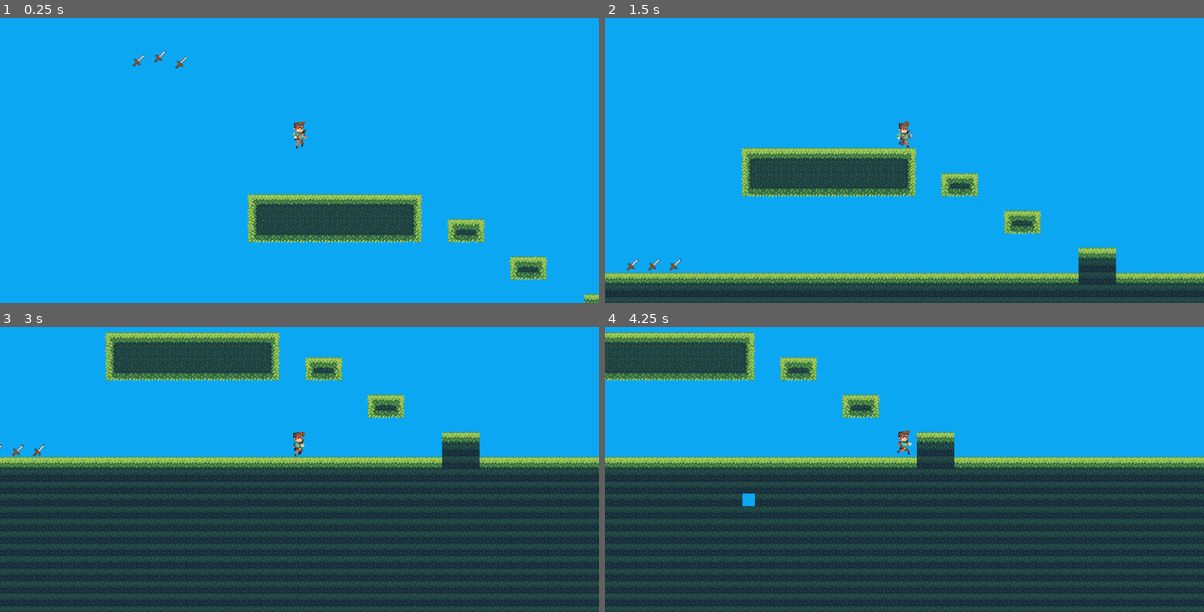
Above: before the commit, frames 1-4 (two rows, left to right).
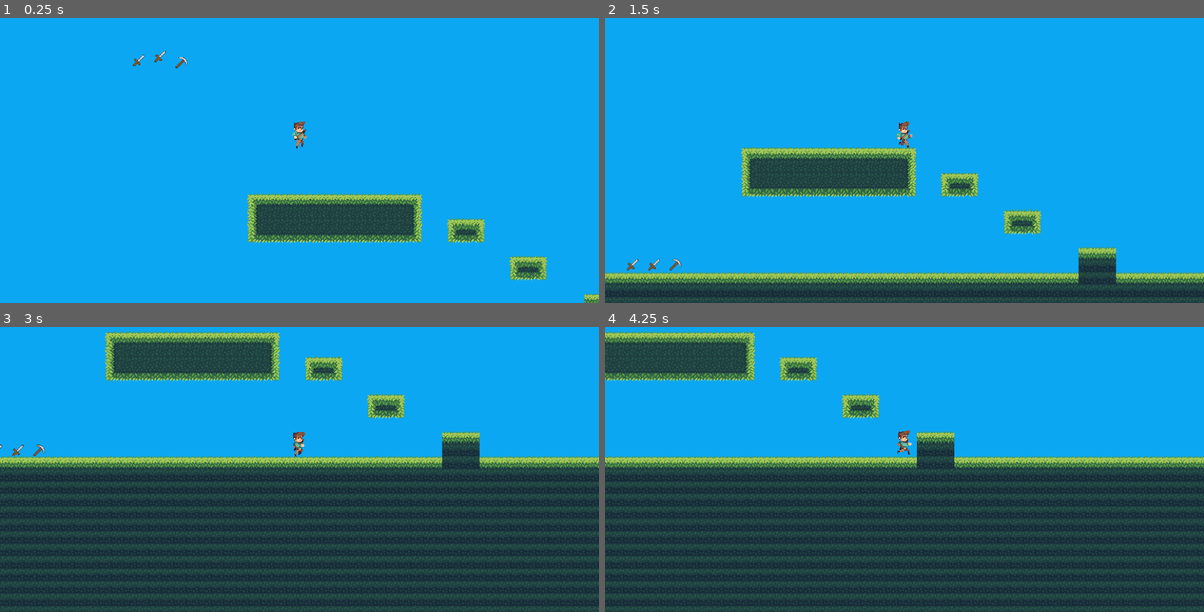
Above: after the commit, the same moments.

Repository: MysteryCoder456/Terons-Crusade
Game: Godot game, scene res://src/scenes/world.tscn
The game is run twice, just before and just after one commit, with the same random seed, the same clock (stepped at 60 frames per second) and the same inputs.
Inputs (mouse positions are in pixels of both pictures, inside the frame that each line leads up to):
- Up to frame 1 (0.25 s): no input
- Up to frame 2 (1.5 s): move the mouse to (1036, 117) at 0.52 s; hold D (move_right) from 0.53 s (still down); click (1036, 117) at 0.6 s; tap W (jump) at 0.77 s; right-click (1036, 117) at 0.8 s; move the mouse to (784, 151) at 1.27 s; right-click (784, 151) at 1.35 s
- Up to frame 3 (3 s): tap W (jump) at 1.52 s; click (179, 460) at 1.55 s; move the mouse to (359, 369) at 2.02 s; release D (move_right) at 2.03 s; hold A (move_left) 2.03-2.78 s; click (359, 369) at 2.1 s; right-click (359, 369) at 2.3 s; move the mouse to (269, 512) at 2.77 s; hold D (move_right) from 2.78 s (still down); tap Mouse wheel down (hotbar_down) at 2.85 s
- Up to frame 4 (4.25 s): keep holding D (move_right); tap W (jump) at 3.02, 3.77 s; click (874, 512) at 3.05 s; move the mouse to (1084, 495) at 3.52 s; tap Mouse wheel up (hotbar_up) at 3.6 s; click (1084, 495) at 3.67 s; right-click (1084, 495) at 3.8 s

The runs differ from the first frame. In frame 1, less than 0.1% of the frame differs, in the area x 29-32%, y 13-18%; in frame 2, less than 0.1%; in frame 3, less than 0.1%; in frame 4, 0.1%, in the area x 22-26%, y 58-63%.

Commit message:
added pickaxe sprite

Diff:
--- a/Terons-Crusade/data/item_data.json
+++ b/Terons-Crusade/data/item_data.json
@@ -3,6 +3,11 @@
         "category": "weapon",
         "stack_size": 1,
         "damage": 5
+    },
+    "Pickaxe": {
+        "category": "tool",
+        "stack_size": 1,
+        "tool_type": "pickaxe"
     },
     "Dirt Block": {
         "category": "block",
--- a/Terons-Crusade/src/scenes/world.gd
+++ b/Terons-Crusade/src/scenes/world.gd
@@ -9,22 +9,24 @@
 		var player_held_item = Globals.player_hotbar[player.current_hotbar_selection]
 		var mouse_pos = get_global_mouse_position()
 
-		if mouse_pos.distance_to(player.global_position) <= player.reach_distance:
-			if Input.is_action_just_pressed("use"):
-				if player_held_item:
-					var item_info = JsonData.item_data[player_held_item[0]]
+		if player_held_item:
+			var item_info = JsonData.item_data[player_held_item[0]]
 
-					if item_info["category"] == "block":
-						var block_id = item_info["block_id"]
+			if item_info["category"] == "block":
+				var block_id = item_info["block_id"]
+
+				if mouse_pos.distance_to(player.global_position) <= player.reach_distance:
+					if Input.is_action_just_pressed("use"):
 						var block_position = $TileMap.world_to_map(mouse_pos)
 
 						if $TileMap.get_cellv(block_position) == $TileMap.INVALID_CELL:
 							if is_block_nearby(block_position):
 								$TileMap.set_cellv(block_position, block_id)
 
-			elif Input.is_action_just_pressed("break"):
-				var block_position = $TileMap.world_to_map(mouse_pos)
-				$TileMap.set_cellv(block_position, $TileMap.INVALID_CELL)
+			elif item_info["category"] == "tool":
+				if Input.is_action_just_pressed("break"):
+					var block_position = $TileMap.world_to_map(mouse_pos)
+					$TileMap.set_cellv(block_position, $TileMap.INVALID_CELL)
 
 
 func is_block_nearby(block_pos) -> bool:
--- a/Terons-Crusade/src/scenes/world.tscn
+++ b/Terons-Crusade/src/scenes/world.tscn
@@ -22,6 +22,7 @@
 
 [node name="ItemDrop2" parent="." instance=ExtResource( 4 )]
 position = Vector2( 27.2195, 7.87932 )
+item_name = "Pickaxe"
 
 [node name="ItemDrop3" parent="." instance=ExtResource( 4 )]
 position = Vector2( -27.5776, 5.37225 )
Binary file added: Terons-Crusade/assets/items/Pickaxe/Pickaxe.png
Not shown, added: Terons-Crusade/assets/items/Pickaxe/Pickaxe.png.import
Not shown, added: Terons-Crusade/assets/items/Pickaxe/Pickaxe.xcf
